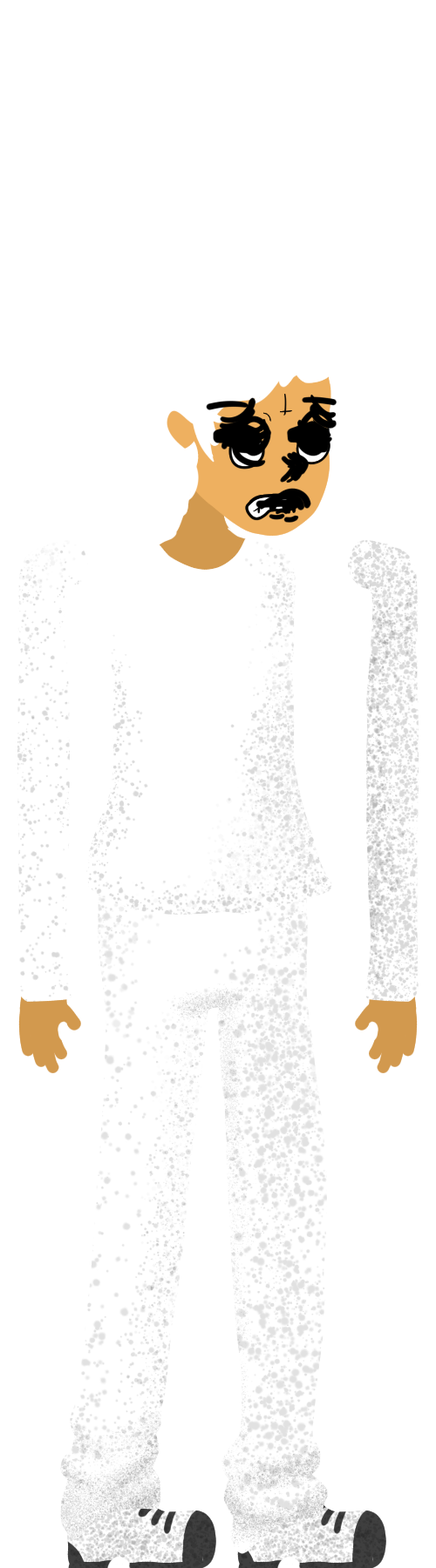
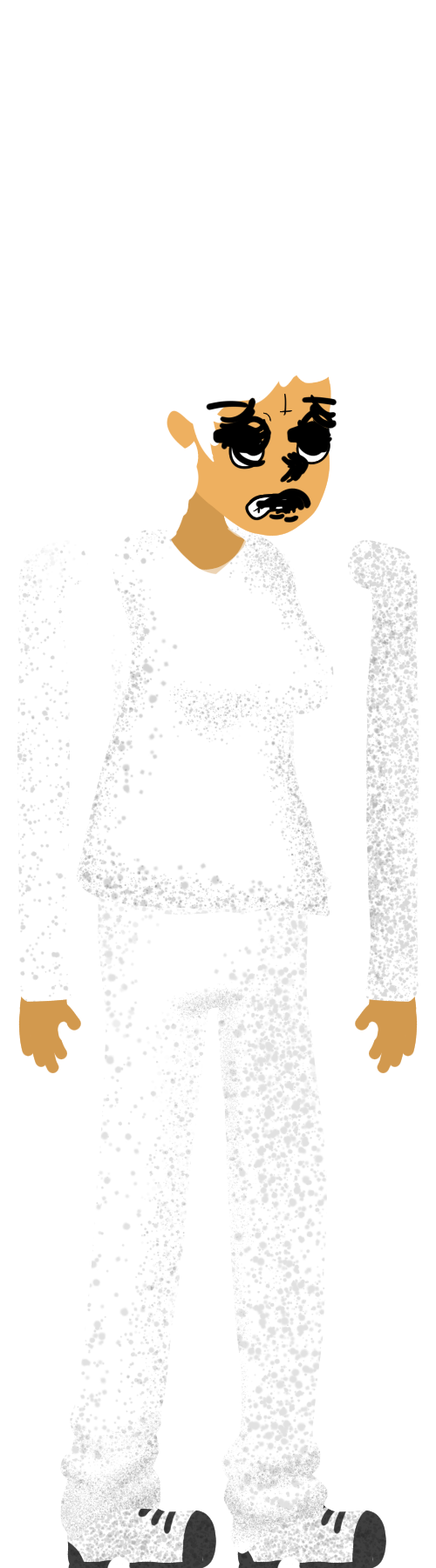
Layer changes from the first 436 × 1568 image to the second:
added layer "female body" above "body" over <box>75,527,334,917</box>
"body": opacity 100% → 57% over <box>84,527,332,915</box>
